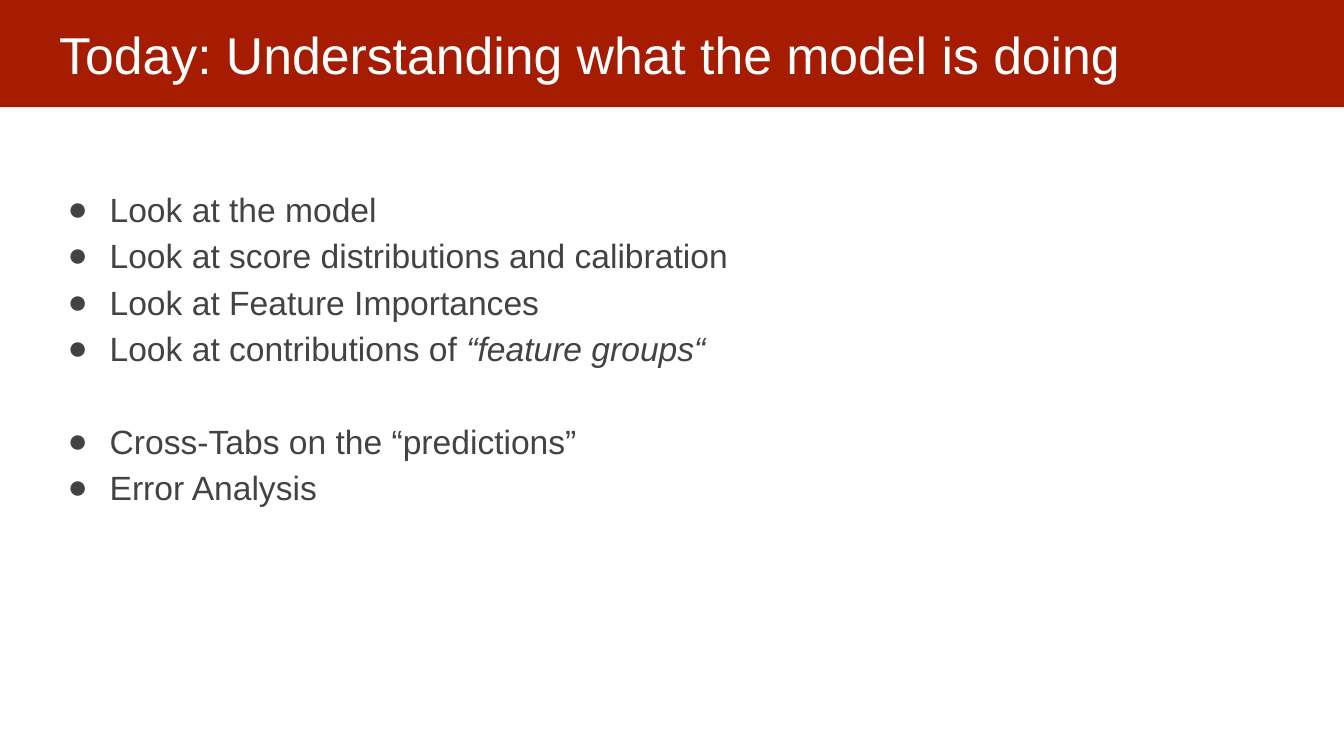
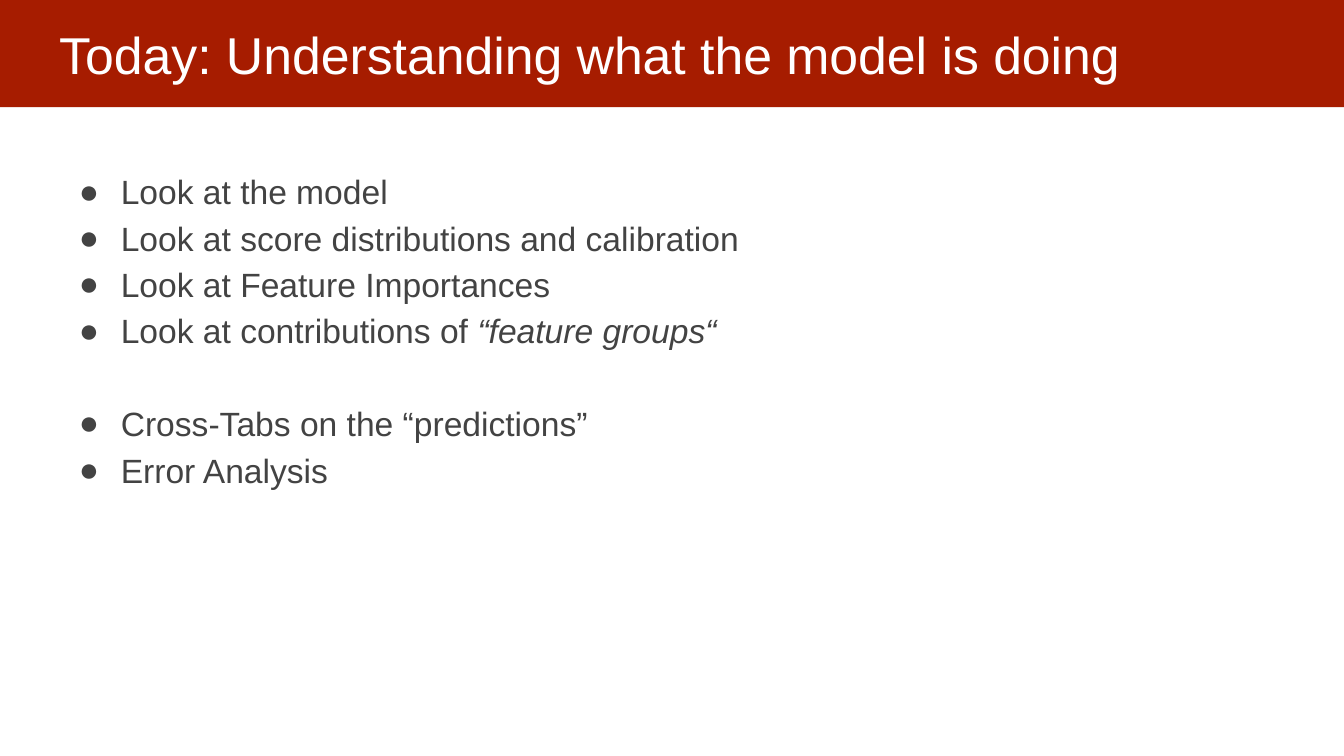
Before and after one commit to dssg/MLinPractice, a slide deck: slide 6 of Lectures/Lecture14-UnderstandingModels.pptx. Drawn at 1344x756 pixels with LibreOffice and Linux fonts; fonts in the diff are those of the drawing. Boxes give left, top, right and bottom in pixels: in the first picture for what was removed or moved away, otherwise in the second. Text is boxed around its words. In the diff, an @@ line names an element or a change of style, - is before the commit and + after.

```diff
--- a/Lectures/Lecture14-UnderstandingModels.pptx
+++ b/Lectures/Lecture14-UnderstandingModels.pptx
@@ text "Look at the model" moved from (x1=110, y1=197, x2=728, y2=507) to (x1=121, y1=179, x2=739, y2=490) @@
```
Also in this commit, not shown: 1 other file.
